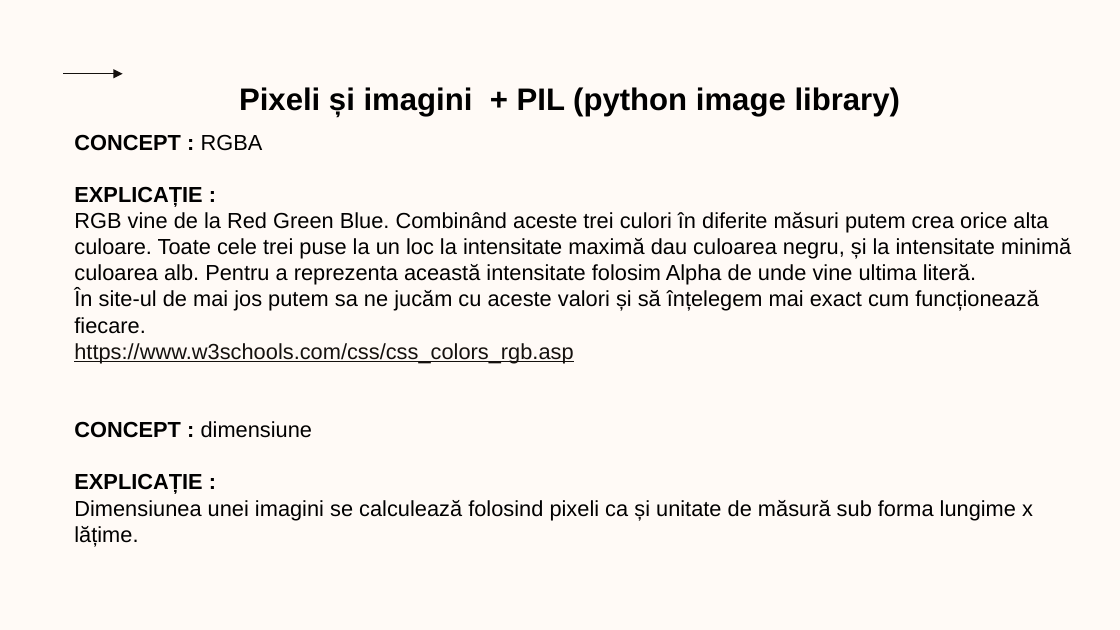
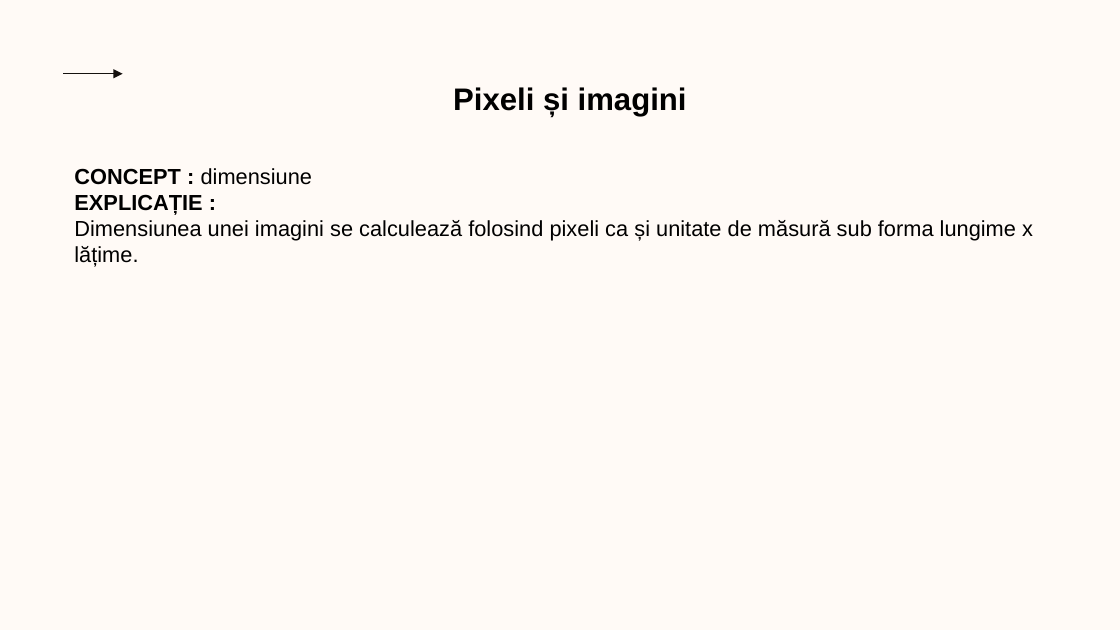
Before and after one commit to FlaviusBanned/Code-Hero-6-Resources, a slide deck: slide 3 of Curs3_PythonOOP.pptx. Drawn at 1120x630 pixels with LibreOffice and Linux fonts; fonts in the diff are those of the drawing; background and template pictures are left out. Boxes give left, top, right and bottom in pixels: in the first picture for what was removed or moved away, otherwise in the second. Text is boxed around its words. In the diff, an @@ line names an element or a change of style, - is before the commit and + after.

```diff
--- a/Curs3_PythonOOP.pptx
+++ b/Curs3_PythonOOP.pptx
@@ text at [453, 87, 687, 116]: text changed @@
-Pixeli și imagini + PIL (python image library)
+Pixeli și imagini
@@ text at [74, 134, 1071, 364]: paragraphs removed @@
-CONCEPT : RGBA
-EXPLICAȚIE :
-RGB vine de la Red Green Blue. Combinând aceste trei culori în diferite măsuri putem crea orice alta culoare. Toate cele trei puse la un loc la intensitate maximă dau culoarea negru, și la intensitate minimă culoarea alb. Pentru a reprezenta această intensitate folosim Alpha de unde vine ultima literă.
-În site-ul de mai jos putem sa ne jucăm cu aceste valori și să înțelegem mai exact cum funcționează fiecare.
-https://www.w3schools.com/css/css_colors_rgb.asp
@@ text "CONCEPT : dimensiune": place and size @@
-text "CONCEPT : dimensiune" at [74, 134, 1071, 547]
+text "CONCEPT : dimensiune" at [74, 168, 1033, 267]
```
Also in this commit, not shown: 5 other slides changed, 1 slide removed, 4 other files.
